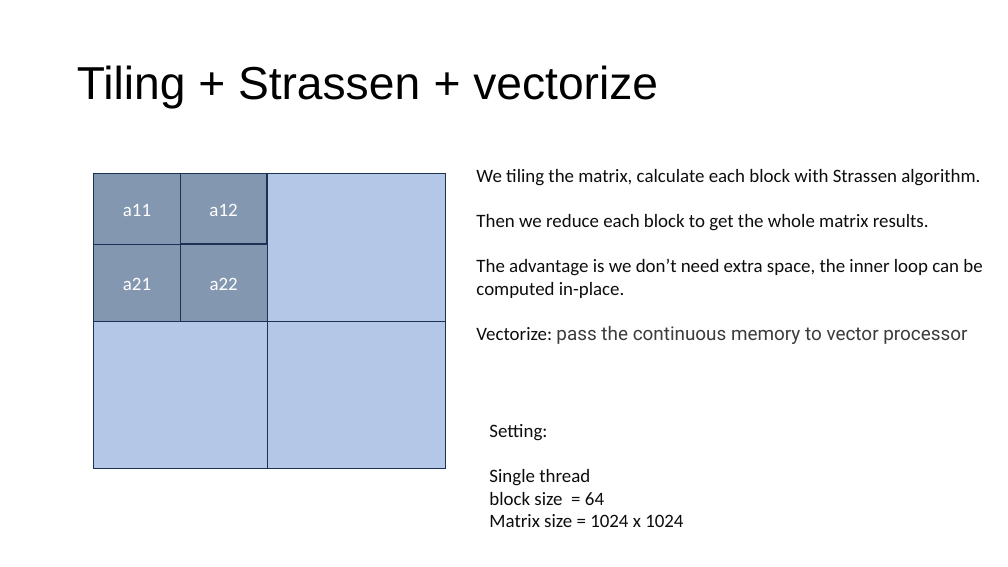
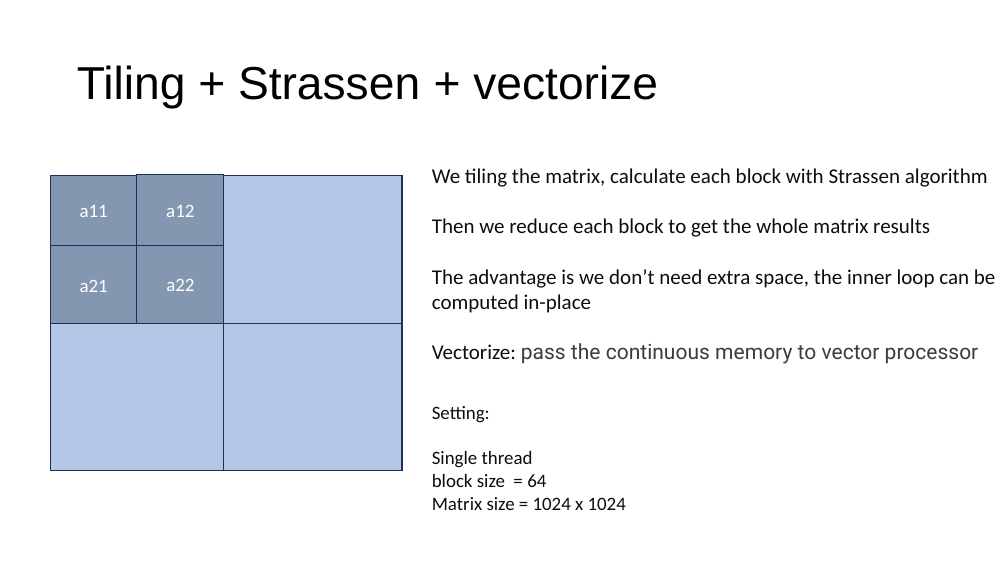
Before and after one commit to LukeLIN-web/CS345, a slide deck: slide 9 of project/finalpre.pptx (slide 14 before the commit). Drawn at 1008x567 pixels with LibreOffice and Linux fonts; fonts in the diff are those of the drawing. Boxes give left, top, right and bottom in pixels: in the first picture for what was removed or moved away, otherwise in the second. Text is boxed around its words. In the diff, an @@ line names an element or a change of style, - is before the commit and + after.

```diff
--- a/project/finalpre.pptx
+++ b/project/finalpre.pptx
@@ text "We tiling the matrix, calculate ...": place and size @@
-text "We tiling the matrix, calculate ..." at bbox=[476, 169, 982, 344]
+text "We tiling the matrix, calculate ..." at bbox=[432, 168, 995, 364]
@@ text at bbox=[432, 168, 995, 313]: text changed; size 18 to 20 pt @@
-We tiling the matrix, calculate each block with Strassen algorithm.
-Then we reduce each block to get the whole matrix results.
-The advantage is we don’t need extra space, the inner loop can be computed in-place.
+We tiling the matrix, calculate each block with Strassen algorithm
+Then we reduce each block to get the whole matrix results
+The advantage is we don’t need extra space, the inner loop can be computed in-place
@@ 8 rectangles: place and size @@
-8 rectangles at bbox=[94, 173, 445, 470]
+8 rectangles at bbox=[50, 175, 402, 471]
@@ text at bbox=[432, 343, 979, 364]: size 18 to 20 pt in "Vectorize: pass the continuous memory to vector ..." @@
@@ text "Setting:": place and size @@
-text "Setting:" at bbox=[489, 424, 683, 527]
+text "Setting:" at bbox=[432, 406, 626, 510]
```
Also in this commit, not shown: 8 other slides changed, 9 slides added, 4 slides removed, 3 other files.
